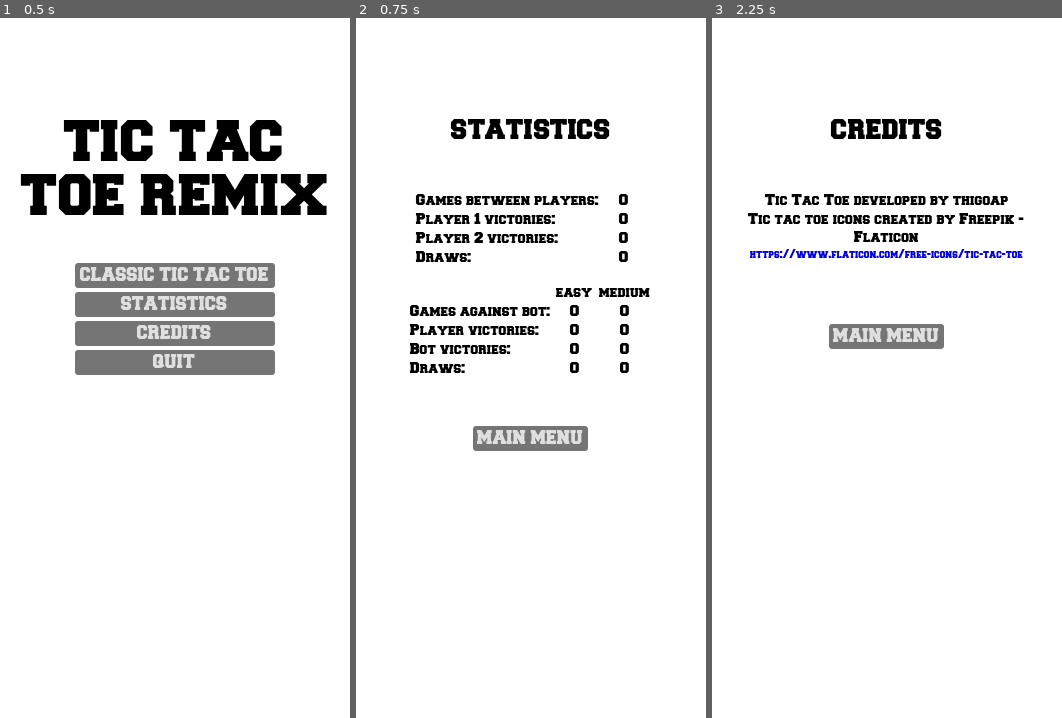
Above: before the commit, frames 1-3 (left to right).
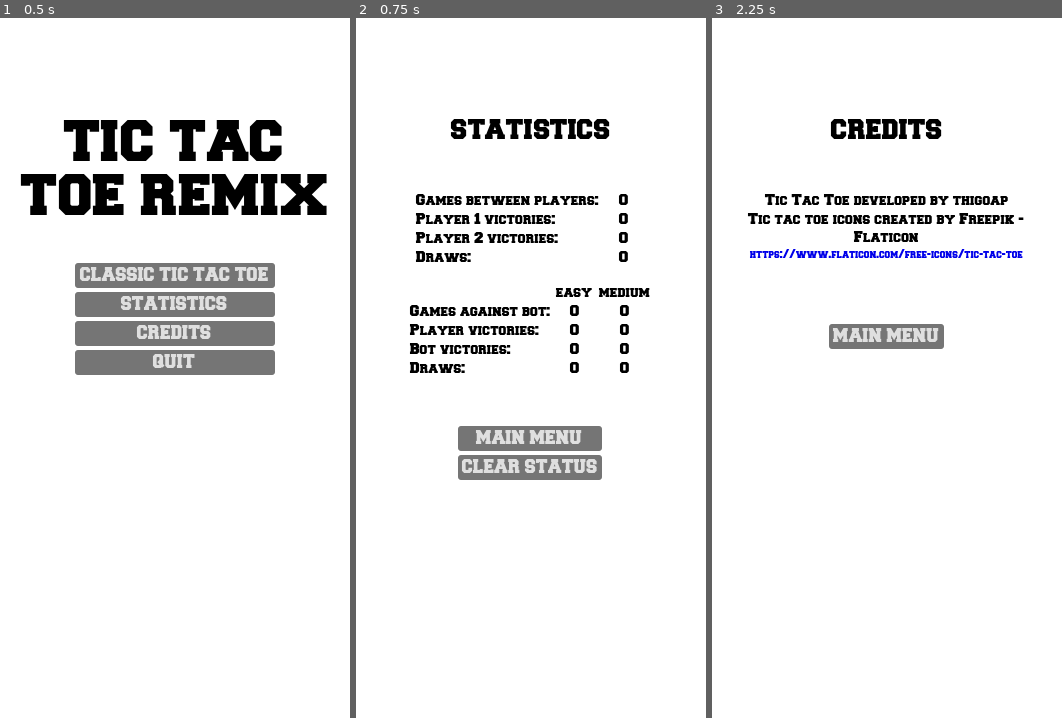
Above: after the commit, the same moments.

Repository: thigoap/godot_retro-games-remix
Game: Godot game, scene res://scenes/main_menu.tscn
Two runs of this game, one before a commit and one after it. Both use one fixed random seed, a clock stepped at 60 frames per second and the inputs below.
Inputs:
- Up to frame 1 (0.5 s): no input
- Up to frame 2 (0.75 s): click "STATISTICS" at 0.5 s
- Up to frame 3 (2.25 s): click "MAIN MENU" at 1.25 s; click "CREDITS" at 2 s

Frame 1 is identical in both runs. In frame 2, 2.0% of the frame differs, in the area x 29-71%, y 58-66%; in frame 3, nothing differs.

Commit message:
Added statistics logic.

Diff:
--- a/project.godot
+++ b/project.godot
@@ -14,6 +14,10 @@
 run/main_scene="res://scenes/main_menu.tscn"
 config/features=PackedStringArray("4.2", "Forward Plus")
 config/icon="res://assets/tic tac toe remix icon.png"
+
+[autoload]
+
+Status="*res://scripts/status.gd"
 
 [display]
 
--- a/scenes/credits.tscn
+++ b/scenes/credits.tscn
@@ -95,9 +95,9 @@
 layout_mode = 2
 size_flags_horizontal = 4
 
-[node name="Button" type="Button" parent="MarginContainer/VBoxContainer/VBoxContainer3"]
+[node name="Main Menu Button" type="Button" parent="MarginContainer/VBoxContainer/VBoxContainer3"]
 layout_mode = 2
 theme_override_fonts/font = ExtResource("2_mwuux")
 text = "MAIN MENU"
 
-[connection signal="pressed" from="MarginContainer/VBoxContainer/VBoxContainer3/Button" to="." method="_on_button_pressed"]
+[connection signal="pressed" from="MarginContainer/VBoxContainer/VBoxContainer3/Main Menu Button" to="." method="_on_main_menu_button_pressed"]
--- a/scenes/statistics.tscn
+++ b/scenes/statistics.tscn
@@ -1,19 +1,19 @@
 [gd_scene load_steps=4 format=3 uid="uid://b2a6q7e8of42t"]
 
-[ext_resource type="Script" path="res://scripts/credits.gd" id="1_4vydb"]
+[ext_resource type="Script" path="res://scripts/statistics.gd" id="1_v10xt"]
 [ext_resource type="FontFile" uid="uid://bjcunf2h07njr" path="res://assets/freshman/Freshman.ttf" id="2_a4ta4"]
 
 [sub_resource type="StyleBoxFlat" id="StyleBoxFlat_s8h6q"]
 bg_color = Color(1, 1, 1, 1)
 
-[node name="Credits" type="Control"]
+[node name="Statistics" type="Control"]
 layout_mode = 3
 anchors_preset = 15
 anchor_right = 1.0
 anchor_bottom = 1.0
 grow_horizontal = 2
 grow_vertical = 2
-script = ExtResource("1_4vydb")
+script = ExtResource("1_v10xt")
 
 [node name="Panel" type="Panel" parent="."]
 layout_mode = 1
@@ -123,7 +123,7 @@
 "
 horizontal_alignment = 1
 
-[node name="Players Draw" type="Label" parent="MarginContainer/VBoxContainer/VBoxContainer2/GridContainer"]
+[node name="Draws" type="Label" parent="MarginContainer/VBoxContainer/VBoxContainer2/GridContainer"]
 layout_mode = 2
 size_flags_horizontal = 0
 theme_override_colors/font_color = Color(0, 0, 0, 1)
@@ -132,7 +132,7 @@
 text = "Draws:
 "
 
-[node name="Draws" type="Label" parent="MarginContainer/VBoxContainer/VBoxContainer2/GridContainer"]
+[node name="Players Draws" type="Label" parent="MarginContainer/VBoxContainer/VBoxContainer2/GridContainer"]
 custom_minimum_size = Vector2(40, 0)
 layout_mode = 2
 size_flags_horizontal = 4
@@ -305,9 +305,15 @@
 layout_mode = 2
 size_flags_horizontal = 4
 
-[node name="Button" type="Button" parent="MarginContainer/VBoxContainer/VBoxContainer3"]
+[node name="Main Menu Button" type="Button" parent="MarginContainer/VBoxContainer/VBoxContainer3"]
 layout_mode = 2
 theme_override_fonts/font = ExtResource("2_a4ta4")
 text = "MAIN MENU"
 
-[connection signal="pressed" from="MarginContainer/VBoxContainer/VBoxContainer3/Button" to="." method="_on_button_pressed"]
+[node name="Clear Button" type="Button" parent="MarginContainer/VBoxContainer/VBoxContainer3"]
+layout_mode = 2
+theme_override_fonts/font = ExtResource("2_a4ta4")
+text = "CLEAR STATUS"
+
+[connection signal="pressed" from="MarginContainer/VBoxContainer/VBoxContainer3/Main Menu Button" to="." method="_on_main_menu_button_pressed"]
+[connection signal="pressed" from="MarginContainer/VBoxContainer/VBoxContainer3/Clear Button" to="." method="_on_clear_button_pressed"]
--- a/scripts/credits.gd
+++ b/scripts/credits.gd
@@ -1,5 +1,4 @@
 extends Node
 
-
-func _on_button_pressed():
+func _on_main_menu_button_pressed():
 	get_tree().change_scene_to_file("res://scenes/main_menu.tscn")
--- a/scripts/main_menu.gd
+++ b/scripts/main_menu.gd
@@ -1,5 +1,7 @@
 extends Control
 
+func _ready():
+	Status.load_status()
 
 func _on_tic_tac_toe_pressed():
 	get_tree().change_scene_to_file("res://scenes/tic tac toe/tic_tac_toe.tscn")
--- /dev/null
+++ b/scripts/statistics.gd
@@ -0,0 +1,26 @@
+extends Node
+
+@onready var players_games = $"MarginContainer/VBoxContainer/VBoxContainer2/GridContainer/Players Games"
+@onready var player_1_victories = $"MarginContainer/VBoxContainer/VBoxContainer2/GridContainer/Player 1 Victories"
+@onready var player_2_victories = $"MarginContainer/VBoxContainer/VBoxContainer2/GridContainer/Player 2 Victories"
+@onready var players_draws = $"MarginContainer/VBoxContainer/VBoxContainer2/GridContainer/Players Draws"
+
+
+func _ready():
+	update_status()
+
+
+func _on_main_menu_button_pressed():
+	get_tree().change_scene_to_file("res://scenes/main_menu.tscn")
+
+
+func _on_clear_button_pressed():
+	Status.clear_status()
+	update_status()
+
+
+func update_status():
+	players_games.text = str(Status.players_games)
+	player_1_victories.text = str(Status.player_1_victories)
+	player_2_victories.text = str(Status.player_2_victories)
+	players_draws.text = str(Status.players_draws)
--- /dev/null
+++ b/scripts/status.gd
@@ -0,0 +1,48 @@
+extends Node
+
+var save_path = "user://variable.save"
+
+var players_games: int
+var player_1_victories: int
+var player_2_victories: int
+var players_draws: int
+var easy_bot_games: int
+var medium_bot_games: int
+var easy_player_victories: int
+var medium_player_victories: int
+var easy_bot_victories: int
+var medium_bot_victories: int
+var easy_draws: int
+var medium_draws: int
+
+func save_status():
+	var file = FileAccess.open(save_path, FileAccess.WRITE)
+	file.store_var(players_games)
+	file.store_var(player_1_victories)
+	file.store_var(player_2_victories)
+	file.store_var(players_draws)
+
+func load_status():
+	if FileAccess.file_exists(save_path):
+		var file = FileAccess.open(save_path, FileAccess.READ)
+		players_games = file.get_var()
+		player_1_victories = file.get_var()
+		player_2_victories = file.get_var()
+		players_draws = file.get_var()
+	else:
+		clear_status()
+
+func clear_status():
+	players_games = 0
+	player_1_victories = 0
+	player_2_victories = 0
+	players_draws = 0
+	easy_bot_games = 0
+	medium_bot_games = 0
+	easy_player_victories = 0
+	medium_player_victories = 0
+	easy_bot_victories = 0
+	medium_bot_victories = 0
+	easy_draws = 0
+	medium_draws = 0
+	save_status()
--- a/scripts/tic tac toe/main.gd
+++ b/scripts/tic tac toe/main.gd
@@ -51,8 +51,14 @@
 						get_tree().paused = true
 						$CenterContainer/GameOverMenu.show()
 						if winner == 1:
+							Status.player_1_victories += 1
+							Status.players_games += 1
+							Status.save_status()
 							$CenterContainer/GameOverMenu.get_node("ResultLabel").text = "Player 1 Wins!"
 						elif winner == -1:
+							Status.player_2_victories += 1
+							Status.players_games += 1
+							Status.save_status()
 							$CenterContainer/GameOverMenu.get_node("ResultLabel").text = "Player 2 Wins!"
 					#check if the board has been filled
 					elif moves == 9:
@@ -61,9 +67,10 @@
 						get_tree().paused = true
 						$CenterContainer/GameOverMenu.show()
 						$CenterContainer/GameOverMenu.get_node("ResultLabel").text = "It's a Tie!"
+						Status.players_draws += 1
+						Status.players_games += 1
+						Status.save_status()
 					player *= -1
-
-
 					#update the panel marker
 					#temp_marker.queue_free()
 					# player_panel_pos = $CenterContainer/VBoxContainer/HBoxContainer/PlayerPanel.get_position()
